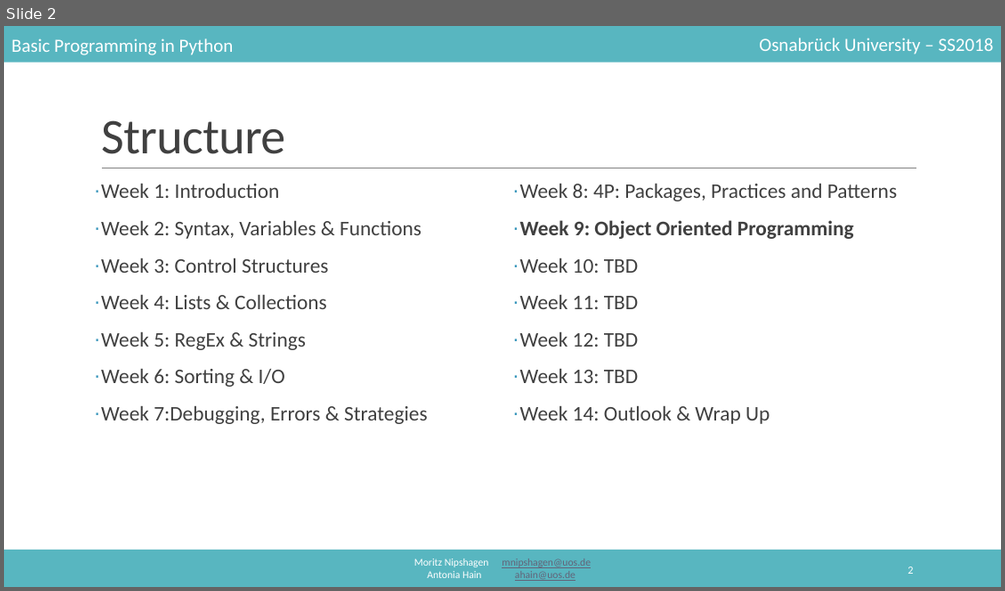
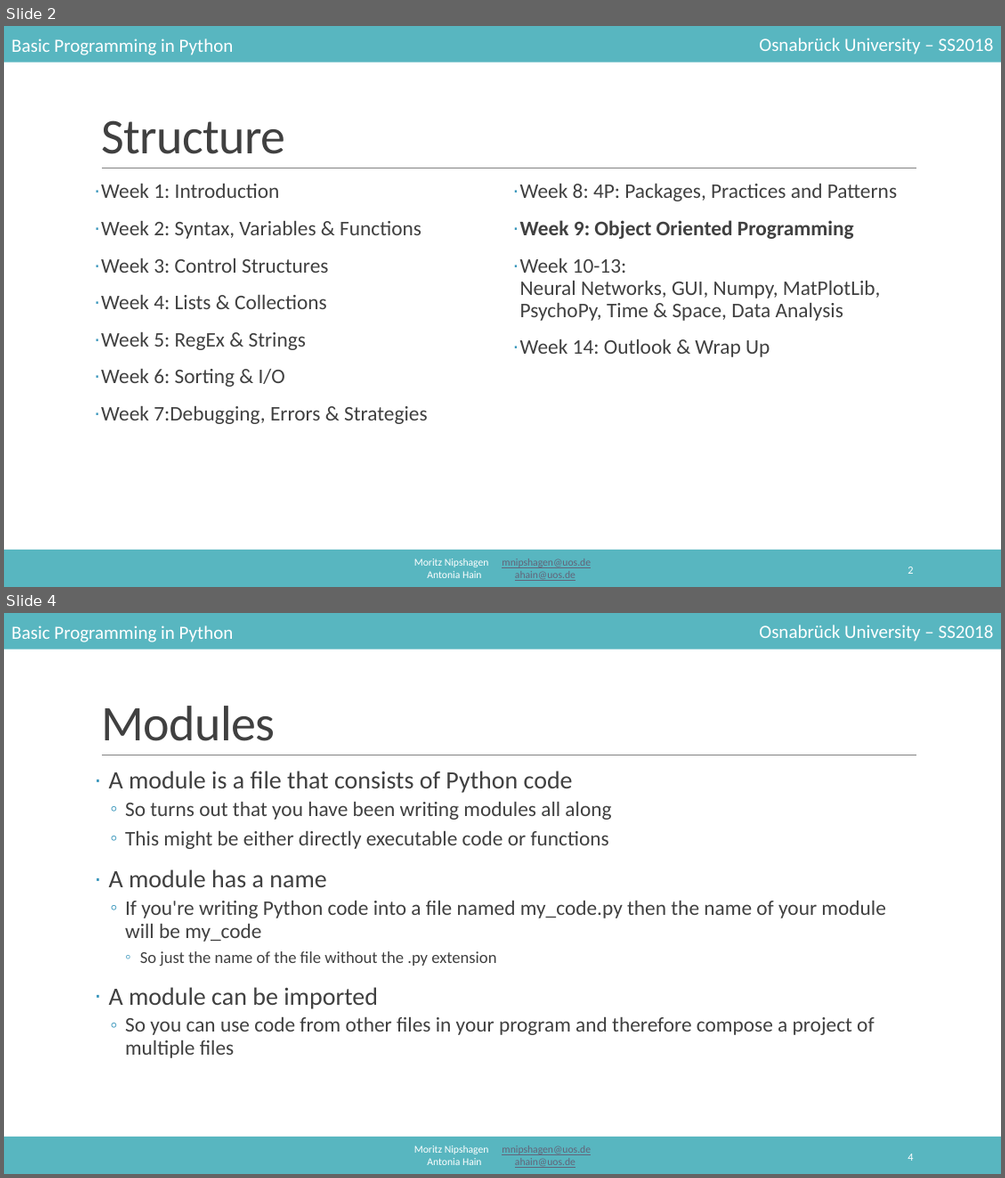
Before and after one commit to mnipshagen/monty, a slide deck: 2018/09/09_OOP.pptx. Shown one above the other, each under a label of ours: slide 2 before the commit, slides 2 and 4 after it; the slides between them are not shown. The pictures are 1005x591 and 1005x1178 pixels, drawn with LibreOffice and Linux fonts; fonts in the diff are those of the drawing. Boxes give left, top, right and bottom in pixels: in the first picture for what was removed or moved away, otherwise in the second. Text is boxed around its words. In the diff, an @@ line names an element or a change of style, - is before the commit and + after.

```diff
--- a/2018/09/09_OOP.pptx
+++ b/2018/09/09_OOP.pptx
@@ slide 4 added at bbox=[4, 613, 1001, 1174], background #FFFFFF; not listed: 6 template elements that a slide beside it also shows @@
@@ title added at bbox=[101, 706, 275, 741], 48 pt, text #404040 @@
+Modules
@@ text added at bbox=[109, 771, 885, 1058], 20 pt, text #404040 @@
+· A module is a file that consists of Python code
+  ◦ So turns out that you have been writing modules all along
+  ◦ This might be either directly executable code or functions
+· A module has a name
+  ◦ If you're writing Python code into a file named my_code.py then the name of your module will be my_code
+    ◦ So just the name of the file without the .py extension
+· A module can be imported
+  ◦ So you can use code from other files in your program and therefore compose a project of multiple files
@@ page number added at bbox=[907, 1153, 913, 1160], 10.5 pt, text #FFFFFF @@
+4
@@ slide 2 changed as well @@
@@ text at bbox=[520, 258, 881, 321]: text changed @@
-· Week 10: TBD
-· Week 11: TBD
-· Week 12: TBD
-· Week 13: TBD
+· Week 10-13:
+  Neural Networks, GUI, Numpy, MatPlotLib, PsychoPy, Time & Space, Data Analysis
```
Also in this commit, not shown: 1 other slide changed, 42 other slides added, 10 other files.
